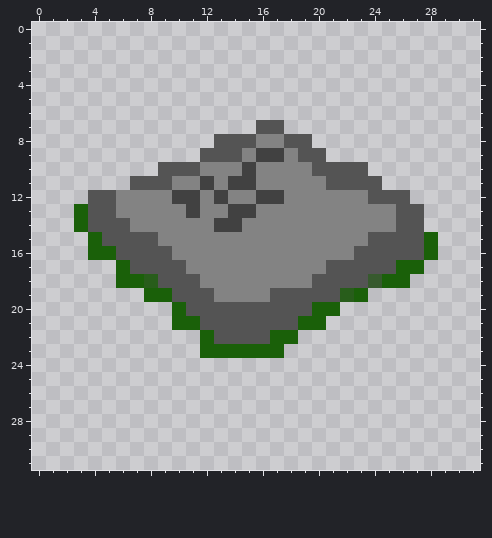
Pixel-art sprite: images/locations/map/cputopia.png. The picture above is the old version.
The file is 32x32 pixels. Colours within 5 levels of each other are drawn and written as one.
After the commit:
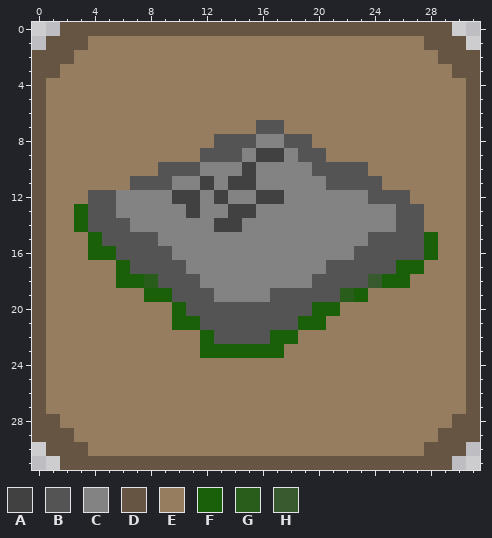
Palette (. is transparent): A #414141  B #545454  C #838383  D #655542  E #967d60  F #1a6009  G #285d1b  H #375a2e
The edit:
There is now colour D in row 0 at x 2 to 29; in row 1 at x 1 to 3 and 28 to 30; in row 2 at x 0 to 2 and 29 to 31; in row 3 at x 0 to 1 and 30 to 31; in rows 4 to 27 at x 0 and 31; in row 28 at x 0 to 1 and 30 to 31.
There is now colour D in row 29 at x 0 to 2 and 29 to 31; in row 30 at x 1 to 3 and 28 to 30; in row 31 at x 2 to 29.
There is now colour E in row 1 at x 4 to 27; in row 2 at x 3 to 28; in row 3 at x 2 to 29; in rows 4 to 6 at x 1 to 30; in row 7 at x 1 to 15 and 18 to 30; in row 8 at x 1 to 12 and 20 to 30.
There is now colour E in row 9 at x 1 to 11 and 21 to 30; in row 10 at x 1 to 8 and 24 to 30; in row 11 at x 1 to 6 and 25 to 30; in row 12 at x 1 to 3 and 27 to 30; in rows 13 to 14 at x 1 to 2 and 28 to 30; in rows 15 to 16 at x 1 to 3 and 29 to 30.
There is now colour E in row 17 at x 1 to 5 and 28 to 30; in row 18 at x 1 to 5 and 27 to 30; in row 19 at x 1 to 7 and 24 to 30; in row 20 at x 1 to 9 and 22 to 30; in row 21 at x 1 to 9 and 21 to 30; in row 22 at x 1 to 11 and 19 to 30.
There is now colour E in row 23 at x 1 to 11 and 18 to 30; in rows 24 to 27 at x 1 to 30; in row 28 at x 2 to 29; in row 29 at x 3 to 28; in row 30 at x 4 to 27.
Pixel boxes of the changes (left, top, right, bottom) in both pictures:
added: (32, 22, 480, 470)
